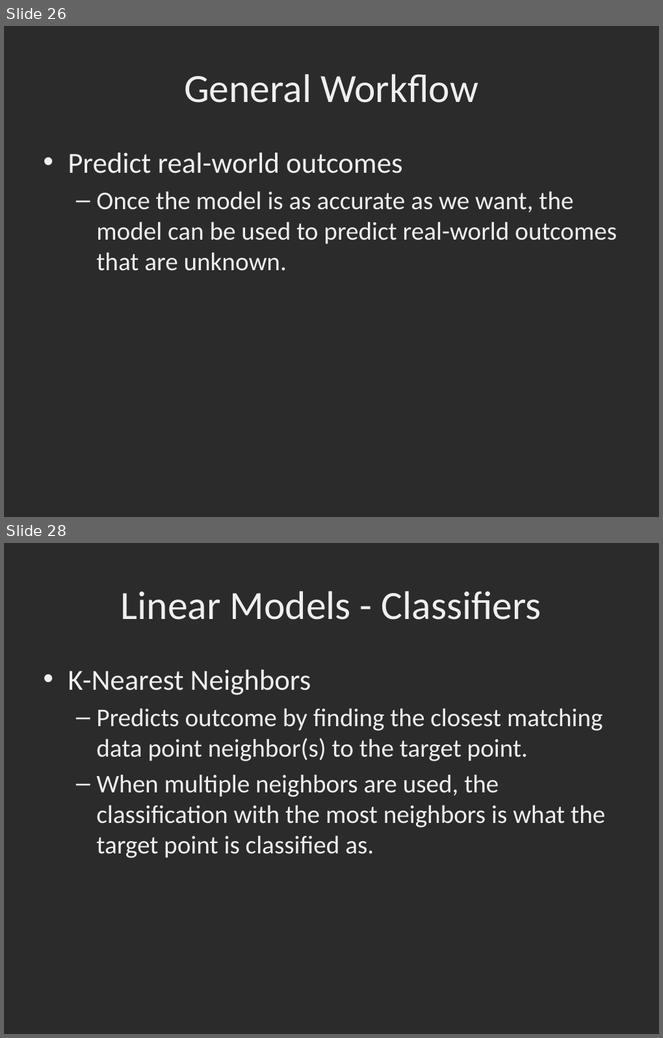
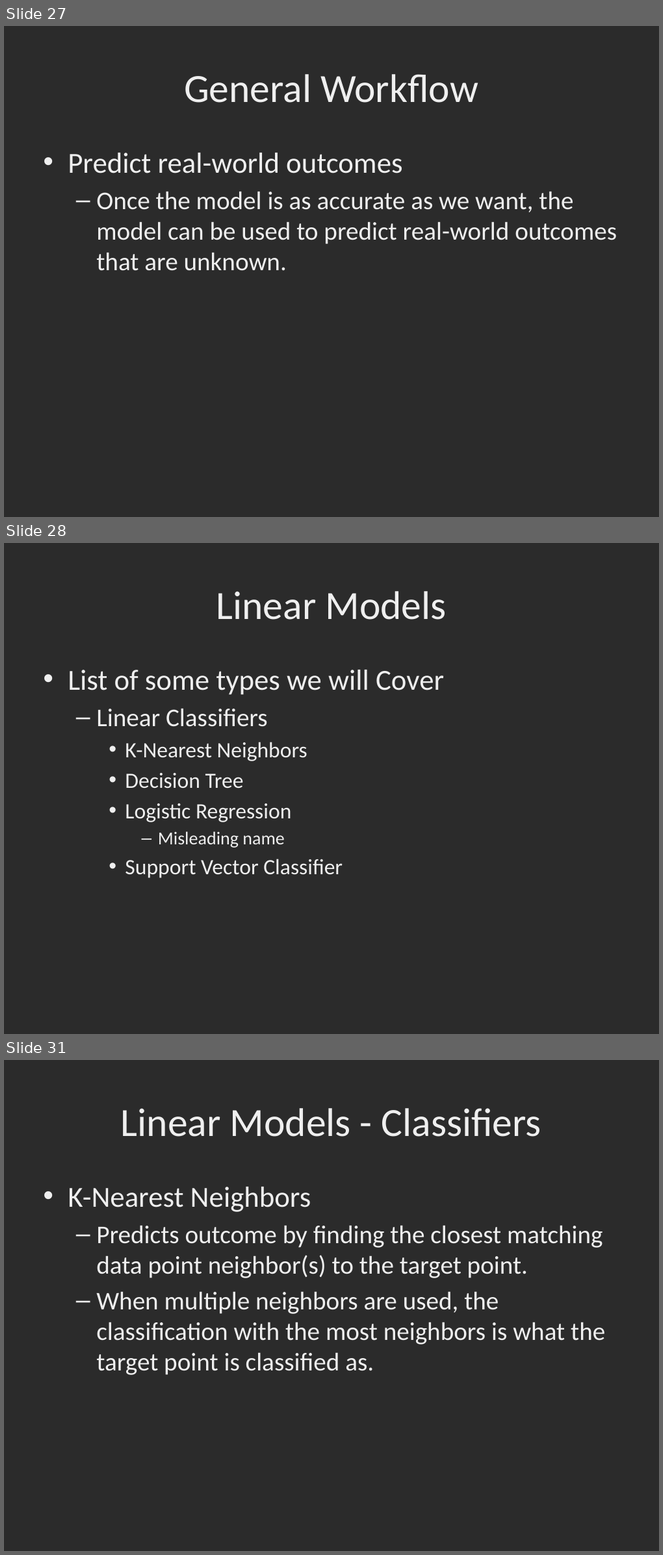
Before and after one commit to dbowmans46/PracticalProgramming, a slide deck: Session 7 - Python/Instructional Material/Session 7 - Python Brief Intro to Machine Learning with Scikit Learn.pptx. Shown one above the other, each under a label of ours: slides 26 and 28 before the commit, slides 27, 28 and 31 after it; the slides between them are not shown. The pictures are 663x1038 and 663x1555 pixels, drawn with LibreOffice and Linux fonts; fonts in the diff are those of the drawing; background and template pictures are left out; a plain dark background stands for a picture behind light text. Boxes give left, top, right and bottom in pixels: in the first picture for what was removed or moved away, otherwise in the second. Text is boxed around its words. In the diff, an @@ line names an element or a change of style, - is before the commit and + after.

Commit message:
Added slides for linear regressor, ridge, and lasso.  Added more classifiers to go over.

```diff
--- a/Session 7 - Python/Instructional Material/Session 7 - Python Brief Intro to Machine Learning with Scikit Learn.pptx
+++ b/Session 7 - Python/Instructional Material/Session 7 - Python Brief Intro to Machine Learning with Scikit Learn.pptx
@@ slide 28 added at [4,543,659,1034], background picture (left out) @@
@@ title added at [217,591,446,620], 44 pt, text #EFEFEF @@
+Linear Models
@@ text added at [68,670,444,878], 24 pt, text #EFEFEF @@
+• List of some types we will Cover
+  – Linear Classifiers
+    • K-Nearest Neighbors
+    • Decision Tree
+    • Logistic Regression
+      – Misleading name
+    • Support Vector Classifier
@@ what was slide 26 is now slide 27 @@
@@ what was slide 28 is now slide 31 @@
```
Also in this commit, not shown: 6 slides changed, 17 other slides added.
